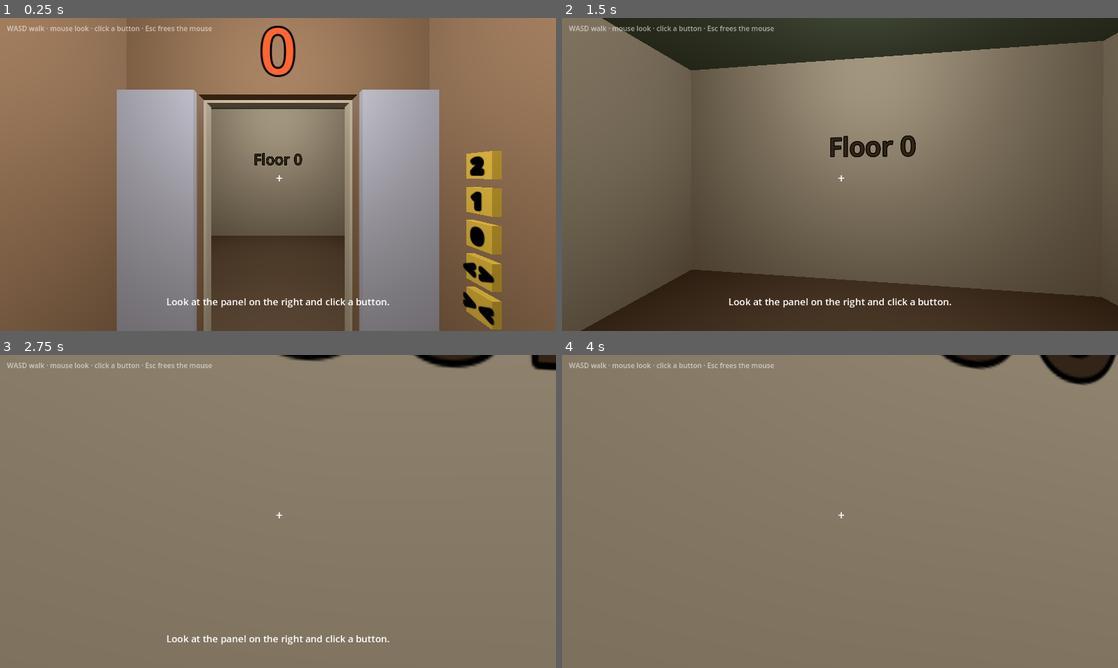
Above: before the commit, frames 1-4 (two rows, left to right).
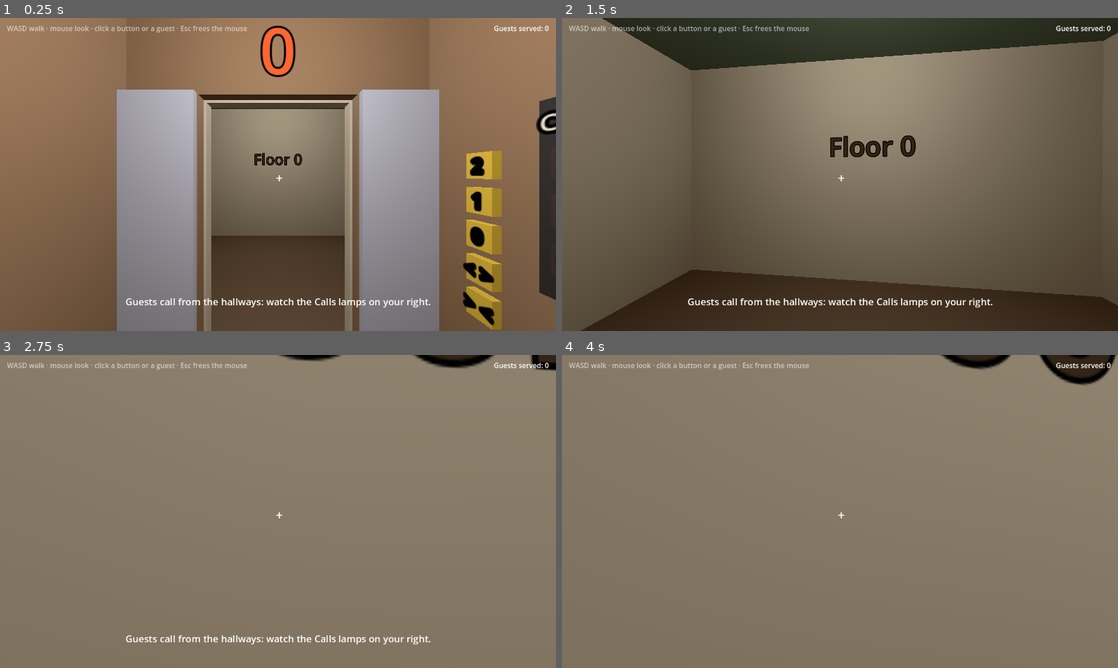
Above: after the commit, the same moments.

Repository: D-Klaassen/elevator-piccolo
Game: Godot game, scene res://scenes/cabin_greybox.tscn
The game is run twice, just before and just after one commit, with the same random seed, the same clock (stepped at 60 frames per second) and the same inputs.
Inputs (mouse positions are in pixels of both pictures, inside the frame that each line leads up to):
- Up to frame 1 (0.25 s): no input
- Up to frame 2 (1.5 s): tap A (move_left) at 0.5, 1.25 s; move the mouse to (867, 174) at 0.52 s; hold W (move_forward) from 0.53 s (still down); click (867, 174) at 0.67 s; move the mouse to (812, 174) at 1.27 s; click (812, 174) at 1.42 s
- Up to frame 3 (2.75 s): keep holding W (move_forward); tap A (move_left) at 2 s; move the mouse to (289, 505) at 2.02 s; click (289, 505) at 2.17 s
- Up to frame 4 (4 s): keep holding W (move_forward); tap A (move_left) at 2.75, 3.5 s; move the mouse to (834, 517) at 2.77 s; click (834, 517) at 2.92 s; move the mouse to (878, 514) at 3.52 s; click (878, 514) at 3.67 s

The runs differ from the first frame. In frame 1, 2.8% of the frame differs, in the area x 22-100%, y 2-93%; in frame 2, 1.0%; in frame 3, 0.9%; in frame 4, 0.2%.

Commit message:
Add the first guest loop to the cabin greybox
Capsule guests spawn on random floors, wait by the elevator and call it.
A Calls panel in the cab lights per waiting floor with a generated ding.
Guests board when the doors open on their floor, name their destination
when clicked, and walk out and disappear on that floor. Includes a
headless scripted test that serves three guests in a row.

Diff:
--- a/scripts/cabin_greybox.gd
+++ b/scripts/cabin_greybox.gd
@@ -1,6 +1,6 @@
 extends Node3D
 ## Greybox of the rustic cabin: a 3-floor shaft with a hallway on every floor,
-## the elevator cab, the player standing inside it and a minimal HUD.
+## the elevator cab, the player standing inside it, the guests and a minimal HUD.
 
 const FLOORS := 3
 const HALL_WIDTH := 6.0
@@ -10,6 +10,7 @@
 var _hint_label: Label
 var _crosshair: Label
 var _looking_label: Label
+var _served_label: Label
 var _hint_timer: SceneTreeTimer
 
 
@@ -20,18 +21,27 @@
 		_build_landing(f)
 
 	var elevator := Elevator.new()
+	elevator.name = "Elevator"
 	elevator.floor_count = FLOORS
 	add_child(elevator)
 
+	var guests := GuestManager.new()
+	guests.name = "Guests"
+	guests.elevator = elevator
+	add_child(guests)
+
 	var player := Player.new()
+	player.name = "Player"
 	player.position = Vector3(0, 0.05, -0.3)
 	player.rotation_degrees.y = 180.0 # face the doors (+Z)
 	add_child(player)
 
 	_build_hud()
 	elevator.hint.connect(_show_hint)
+	guests.said.connect(_show_hint)
+	guests.served_changed.connect(_on_served_changed)
 	player.looking_at_changed.connect(_on_looking_at_changed)
-	_show_hint("Look at the panel on the right and click a button.")
+	_show_hint("Guests call from the hallways: watch the Calls lamps on your right.")
 
 
 func _build_environment() -> void:
@@ -122,15 +132,27 @@
 	hud.add_child(_hint_label)
 
 	var help := Label.new()
-	help.text = "WASD walk · mouse look · click a button · Esc frees the mouse"
+	help.text = "WASD walk · mouse look · click a button or a guest · Esc frees the mouse"
 	help.position = Vector2(16, 12)
 	help.modulate = Color(1, 1, 1, 0.6)
 	hud.add_child(help)
+
+	_served_label = Label.new()
+	_served_label.set_anchors_and_offsets_preset(Control.PRESET_TOP_RIGHT)
+	_served_label.position += Vector2(-16, 12)
+	_served_label.horizontal_alignment = HORIZONTAL_ALIGNMENT_RIGHT
+	_served_label.grow_horizontal = Control.GROW_DIRECTION_BEGIN
+	hud.add_child(_served_label)
+	_on_served_changed(0)
 
 
 func _on_looking_at_changed(text: String) -> void:
 	_looking_label.text = text
 	_crosshair.modulate = Color(1, 0.8, 0.2) if text else Color.WHITE
+
+
+func _on_served_changed(count: int) -> void:
+	_served_label.text = "Guests served: %d" % count
 
 
 func _show_hint(text: String) -> void:
--- a/scripts/elevator.gd
+++ b/scripts/elevator.gd
@@ -1,6 +1,6 @@
 class_name Elevator
 extends Node3D
-## The elevator cab: walls, sliding doors, the button panel and the floor indicator.
+## The elevator cab: walls, sliding doors, the button panel, the call panel and the floor indicator.
 ## It never moves on its own: only the in-cab buttons move it or work the doors.
 
 signal hint(text: String)
@@ -18,6 +18,8 @@
 
 var current_floor := 0
 var doors_open := true
+var door_blockers := 0 ## guests in the doorway; the doors won't close while this is above 0
+var dings := 0 ## how many times the call bell rang
 var _moving := false
 var _doors_busy := false
 
@@ -25,13 +27,43 @@
 var _left_door: AnimatableBody3D
 var _right_door: AnimatableBody3D
 var _indicator: Label3D
+var _call_lamps: Array[MeshInstance3D] = []
+var _ding_player: AudioStreamPlayer
 
 
 func _ready() -> void:
 	_build_cab()
 	_build_doors()
 	_build_panel()
+	_build_call_panel()
+	_ding_player = AudioStreamPlayer.new()
+	_ding_player.stream = _make_ding()
+	add_child(_ding_player)
 	_set_doors(true, true)
+
+
+func get_cab() -> AnimatableBody3D:
+	return _cab
+
+
+## True when the doors are fully open and the cab is standing still.
+func is_open_at_rest() -> bool:
+	return doors_open and not _moving and not _doors_busy
+
+
+## Lights or dims the call lamp of floor [param f].
+func set_call(f: int, waiting: bool) -> void:
+	var mat: StandardMaterial3D = _call_lamps[f].mesh.material
+	mat.albedo_color = Color(1, 0.35, 0.2) if waiting else Color(0.2, 0.15, 0.12)
+	mat.emission_enabled = waiting
+	mat.emission = Color(1, 0.3, 0.1)
+
+
+func ding() -> void:
+	dings += 1
+	# The headless (Dummy) audio driver never finishes a sound, which leaks it at quit.
+	if AudioServer.get_driver_name() != "Dummy":
+		_ding_player.play()
 
 
 func _build_cab() -> void:
@@ -98,6 +130,41 @@
 		y -= 0.16
 
 
+func _build_call_panel() -> void:
+	# Next to the button panel: one lamp per floor, level with that floor's button.
+	var panel_x := -(CAB_HALF_WIDTH - WALL / 2 - 0.02)
+	var z := 0.3
+	var top := 1.0 + 0.16 * (floor_count + 1)
+	Greybox.box(_cab, Vector3(0.02, 0.16 * floor_count + 0.2, 0.2), Vector3(panel_x - 0.01, top - 0.16 * (floor_count - 1) / 2.0 + 0.04, z), Color(0.15, 0.13, 0.12), false)
+	var header := Greybox.label(_cab, "Calls", Vector3(panel_x + 0.01, top + 0.14, z), 90.0, 20)
+	header.modulate = Color(0.95, 0.9, 0.8)
+	_call_lamps.resize(floor_count)
+	for f in floor_count:
+		var y := top - 0.16 * (floor_count - 1 - f)
+		var lamp := Greybox.box(_cab, Vector3(0.03, 0.1, 0.1), Vector3(panel_x + 0.01, y, z), Color.BLACK, false) as MeshInstance3D
+		_call_lamps[f] = lamp
+		var caption := Greybox.label(_cab, str(f), Vector3(panel_x + 0.03, y, z), 90.0, 22)
+		caption.modulate = Color.BLACK
+		set_call(f, false)
+
+
+## A short bell tone, generated so the project needs no audio files.
+static func _make_ding() -> AudioStreamWAV:
+	var rate := 22050
+	var length := int(rate * 0.9)
+	var data := PackedByteArray()
+	data.resize(length * 2)
+	for i in length:
+		var t := float(i) / rate
+		var v := (sin(TAU * 1318.5 * t) + 0.35 * sin(TAU * 2637.0 * t)) * exp(-5.0 * t) * 0.45
+		data.encode_s16(i * 2, int(v * 32767))
+	var wav := AudioStreamWAV.new()
+	wav.format = AudioStreamWAV.FORMAT_16_BITS
+	wav.mix_rate = rate
+	wav.data = data
+	return wav
+
+
 func _on_button_pressed(button: ElevatorButton) -> void:
 	match button.action:
 		"open":
@@ -122,6 +189,8 @@
 func _request_doors(open: bool) -> void:
 	if _moving:
 		hint.emit("Not while moving!")
+	elif not open and door_blockers > 0:
+		hint.emit("Wait, someone is in the doorway.")
 	elif _doors_busy or open == doors_open:
 		return
 	else:
--- /dev/null
+++ b/scripts/guest.gd
@@ -0,0 +1,88 @@
+class_name Guest
+extends StaticBody3D
+## A capsule placeholder guest. Waits in the hallway, rides the cab and walks out on
+## their floor. Look at them and click to hear which floor they want.
+
+signal spoke(text: String)
+
+enum State { ARRIVING, WAITING, BOARDING, RIDING, LEAVING }
+
+const WALK_SPEED := 1.2 ## metres per second
+const RADIUS := 0.25
+const HEIGHT := 1.7
+## Physics layer value for guests: the player's look ray sees them, the player's body walks through them.
+const COLLISION_LAYER := 2
+
+const LINES: Array[String] = [
+	"Floor %d, please.",
+	"Hi there! Could you take me to floor %d?",
+	"Floor %d, thanks.",
+	"I'm going to floor %d.",
+	"Morning! Floor %d, if you don't mind.",
+]
+
+## Shown in the HUD while the player looks at the guest.
+var display_name := "Guest (click to talk)"
+var home_floor := 0
+var destination := 0
+var state := State.ARRIVING
+var wait_spot := -1 ## index of the hallway spot while arriving or waiting
+var cab_slot := -1 ## index of the spot in the cab while boarding or riding
+var line := ""
+
+var _tween: Tween
+
+
+func setup(p_home_floor: int, p_destination: int, color: Color, line_template: String) -> void:
+	home_floor = p_home_floor
+	destination = p_destination
+	line = line_template % destination
+	collision_layer = COLLISION_LAYER
+	collision_mask = 0
+
+	var body := MeshInstance3D.new()
+	var capsule := CapsuleMesh.new()
+	capsule.radius = RADIUS
+	capsule.height = HEIGHT
+	capsule.material = Greybox.material(color)
+	body.mesh = capsule
+	body.position.y = HEIGHT / 2
+	add_child(body)
+
+	# A nose so you can tell which way they face (-Z is forward).
+	Greybox.box(self, Vector3(0.1, 0.06, 0.12), Vector3(0, 1.45, -RADIUS), color.darkened(0.4), false)
+
+	var shape := CollisionShape3D.new()
+	var capsule_shape := CapsuleShape3D.new()
+	capsule_shape.radius = RADIUS
+	capsule_shape.height = HEIGHT
+	shape.shape = capsule_shape
+	shape.position.y = HEIGHT / 2
+	add_child(shape)
+
+
+func press() -> void:
+	spoke.emit(line)
+
+
+## Walks through [param points] (global positions) one after the other, then calls [param on_done].
+func walk(points: Array[Vector3], on_done := Callable(), delay := 0.0) -> void:
+	if _tween:
+		_tween.kill()
+	_tween = create_tween()
+	if delay > 0.0:
+		_tween.tween_interval(delay)
+	var from := global_position
+	for p in points:
+		_tween.tween_callback(face.bind(p))
+		_tween.tween_property(self, "global_position", p, from.distance_to(p) / WALK_SPEED)
+		from = p
+	if on_done.is_valid():
+		_tween.tween_callback(on_done)
+
+
+## Turns to look at [param target] (a global position), staying upright.
+func face(target: Vector3) -> void:
+	target.y = global_position.y
+	if global_position.distance_to(target) > 0.01:
+		look_at(target, Vector3.UP)
--- /dev/null
+++ b/scripts/guest_manager.gd
@@ -0,0 +1,175 @@
+class_name GuestManager
+extends Node3D
+## Spawns guests on random floors, lights the call panel, and walks guests in and out
+## of the cab whenever its doors stand open on their floor.
+
+signal said(text: String)
+signal served_changed(count: int)
+
+const MAX_WAITING := 4
+const FIRST_SPAWN := 1.5 ## seconds
+const SPAWN_INTERVAL := Vector2(7.0, 12.0) ## seconds, min and max
+## Where guests wait in each hallway, relative to the floor (x, 0, z): in view of the open doors.
+const WAIT_SPOTS: Array[Vector3] = [Vector3(-0.55, 0, 2.3), Vector3(0.55, 0, 2.3), Vector3(0, 0, 3.1)]
+## Where guests stand in the cab, in cab coordinates. One slot per guest, so this is the capacity.
+const CAB_SLOTS: Array[Vector3] = [Vector3(0.55, 0, -0.55), Vector3(-0.55, 0, -0.55), Vector3(0.55, 0, 0.3)]
+const LANDING_Z := 1.8 ## just in front of the landing opening
+const CAB_DOOR_Z := 0.5 ## just inside the cab doors
+const HALL_END_Z := 4.4 ## where guests come from and go to
+
+@export var auto_spawn := true
+
+var elevator: Elevator
+var served := 0
+var rng := RandomNumberGenerator.new()
+
+var _guests: Array[Guest] = []
+var _spawn_timer := FIRST_SPAWN
+
+
+func _process(delta: float) -> void:
+	if auto_spawn:
+		_spawn_timer -= delta
+		if _spawn_timer <= 0.0:
+			_spawn_timer = rng.randf_range(SPAWN_INTERVAL.x, SPAWN_INTERVAL.y)
+			spawn_random()
+
+	if elevator.is_open_at_rest():
+		_unload_and_load(elevator.current_floor)
+
+
+func guests() -> Array[Guest]:
+	return _guests.duplicate()
+
+
+## Spawns a guest on a random floor with a free spot, going to another random floor.
+func spawn_random() -> Guest:
+	if _guests.filter(func(g: Guest) -> bool: return _is_calling(g)).size() >= MAX_WAITING:
+		return null
+	var floors := range(elevator.floor_count).filter(func(f: int) -> bool: return _free_wait_spot(f) >= 0)
+	if floors.is_empty():
+		return null
+	var home: int = floors[rng.randi_range(0, floors.size() - 1)]
+	var destination := rng.randi_range(0, elevator.floor_count - 2)
+	if destination >= home:
+		destination += 1
+	return spawn_guest(home, destination)
+
+
+## Spawns a guest at the end of the [param home] hallway who walks to a free spot by the
+## elevator and calls it. Returns null when that hallway has no free spot.
+func spawn_guest(home: int, destination: int) -> Guest:
+	var spot := _free_wait_spot(home)
+	if spot < 0:
+		return null
+	var guest := Guest.new()
+	guest.setup(home, destination, Color.from_hsv(rng.randf(), 0.45, 0.85), Guest.LINES.pick_random())
+	guest.wait_spot = spot
+	add_child(guest)
+	var y := _floor_y(home)
+	guest.global_position = Vector3(_random_side(), y, HALL_END_Z)
+	guest.spoke.connect(func(text: String) -> void: said.emit('Guest: "%s"' % text))
+	_guests.append(guest)
+
+	var wait_at := WAIT_SPOTS[spot] + Vector3(0, y, 0)
+	guest.walk([wait_at], _on_waiting.bind(guest))
+	_update_calls()
+	elevator.ding()
+	return guest
+
+
+func _on_waiting(guest: Guest) -> void:
+	guest.state = Guest.State.WAITING
+	guest.face(Vector3(0, guest.global_position.y, 0))
+
+
+func _unload_and_load(f: int) -> void:
+	for guest in _guests.duplicate():
+		if guest.state == Guest.State.RIDING and guest.destination == f:
+			_unload(guest)
+
+	var delay := 0.0
+	for guest in _guests:
+		if guest.state != Guest.State.WAITING or guest.home_floor != f:
+			continue
+		var slot := _free_cab_slot()
+		if slot < 0:
+			break
+		_board(guest, slot, delay)
+		delay += 0.6
+
+
+func _board(guest: Guest, slot: int, delay: float) -> void:
+	guest.state = Guest.State.BOARDING
+	guest.wait_spot = -1
+	guest.cab_slot = slot
+	elevator.door_blockers += 1
+	_update_calls()
+
+	var cab := elevator.get_cab()
+	guest.reparent(cab)
+	var y := guest.global_position.y
+	var path: Array[Vector3] = [Vector3(0, y, LANDING_Z), Vector3(0, y, CAB_DOOR_Z), cab.to_global(CAB_SLOTS[slot])]
+	guest.walk(path, _on_boarded.bind(guest), delay)
+
+
+func _on_boarded(guest: Guest) -> void:
+	guest.state = Guest.State.RIDING
+	elevator.door_blockers -= 1
+	guest.face(guest.global_position + Vector3.BACK) # face the doors (+Z)
+
+
+func _unload(guest: Guest) -> void:
+	guest.state = Guest.State.LEAVING
+	guest.cab_slot = -1
+	elevator.door_blockers += 1
+	served += 1
+	served_changed.emit(served)
+	said.emit('Guest: "Thanks!"')
+
+	guest.reparent(self)
+	var y := guest.global_position.y
+	var path: Array[Vector3] = [Vector3(0, y, CAB_DOOR_Z), Vector3(0, y, LANDING_Z)]
+	guest.walk(path, _on_left_cab.bind(guest))
+
+
+func _on_left_cab(guest: Guest) -> void:
+	elevator.door_blockers -= 1
+	var y := guest.global_position.y
+	guest.walk([Vector3(_random_side(), y, HALL_END_Z)], _remove.bind(guest))
+
+
+func _remove(guest: Guest) -> void:
+	_guests.erase(guest)
+	guest.queue_free()
+
+
+func _update_calls() -> void:
+	for f in elevator.floor_count:
+		elevator.set_call(f, _guests.any(func(g: Guest) -> bool: return g.home_floor == f and _is_calling(g)))
+
+
+func _is_calling(guest: Guest) -> bool:
+	return guest.state == Guest.State.ARRIVING or guest.state == Guest.State.WAITING
+
+
+func _free_wait_spot(f: int) -> int:
+	for spot in WAIT_SPOTS.size():
+		if not _guests.any(func(g: Guest) -> bool: return g.home_floor == f and g.wait_spot == spot):
+			return spot
+	return -1
+
+
+func _free_cab_slot() -> int:
+	for slot in CAB_SLOTS.size():
+		if not _guests.any(func(g: Guest) -> bool: return g.cab_slot == slot):
+			return slot
+	return -1
+
+
+func _floor_y(f: int) -> float:
+	return f * Elevator.FLOOR_HEIGHT
+
+
+func _random_side() -> float:
+	return 2.3 if rng.randf() < 0.5 else -2.3
--- a/scripts/player.gd
+++ b/scripts/player.gd
@@ -1,6 +1,6 @@
 class_name Player
 extends CharacterBody3D
-## First-person player: WASD to walk, mouse to look, click to press what you look at.
+## First-person player: WASD to walk, mouse to look, click to press (or talk to) what you look at.
 
 signal looking_at_changed(text: String)
 
@@ -32,6 +32,7 @@
 
 	_ray = RayCast3D.new()
 	_ray.target_position = Vector3(0, 0, -REACH)
+	_ray.collision_mask = 1 | Guest.COLLISION_LAYER
 	_camera.add_child(_ray)
 
 	Input.mouse_mode = Input.MOUSE_MODE_CAPTURED
@@ -86,6 +87,6 @@
 		return
 	_looking_at = target
 	var text := ""
-	if target is ElevatorButton:
+	if target is ElevatorButton or target is Guest:
 		text = target.display_name
 	looking_at_changed.emit(text)
--- /dev/null
+++ b/tests/guest_loop_test.gd
@@ -0,0 +1,129 @@
+extends SceneTree
+## Headless scripted test of the guest loop: serves three guests in a row by pressing
+## the cab's buttons and talking to the guests, the way a player would.
+##
+## Run: godot --headless --path . --fixed-fps 60 --script tests/guest_loop_test.gd
+
+var _failures := 0
+var _last_said := ""
+var _last_hint := ""
+var _elevator: Elevator
+var _guests: GuestManager
+
+
+func _initialize() -> void:
+	# Fail instead of hanging if a script error stops the run.
+	create_timer(300.0).timeout.connect(func() -> void:
+		print("guest loop test: TIMED OUT")
+		quit(1))
+	_run.call_deferred()
+
+
+func _run() -> void:
+	var scene: Node3D = load("res://scenes/cabin_greybox.tscn").instantiate()
+	root.add_child(scene)
+	_elevator = scene.get_node("Elevator")
+	_guests = scene.get_node("Guests")
+	_guests.auto_spawn = false
+	_guests.said.connect(func(text: String) -> void: _last_said = text)
+	_elevator.hint.connect(func(text: String) -> void: _last_hint = text)
+	await physics_frame
+
+	# Guest A on floor 0 (the cab is here, doors open) going to floor 1.
+	var a := _guests.spawn_guest(0, 1)
+	_check(_elevator.dings == 1, "a new guest rings the call bell")
+	_check(_call_lit(0), "floor 0 call lamp lights up")
+	_check(await _wait_until(func() -> bool: return a.state == Guest.State.BOARDING), "guest A walks to the open cab")
+	_press("close")
+	_check(_last_hint.contains("doorway"), "the doors won't close on a boarding guest")
+	_check(await _wait_until(func() -> bool: return a.state == Guest.State.RIDING), "guest A rides")
+	_check(not _call_lit(0), "floor 0 call lamp goes out once A boards")
+	_check(a.get_parent() == _elevator.get_cab(), "guest A rides inside the cab")
+	a.press()
+	_check(_last_said.to_lower().contains("floor 1"), "guest A names floor 1 (said: %s)" % _last_said)
+
+	# Guests B on floor 1 going to floor 2, and C on floor 2 going to floor 0.
+	var b := _guests.spawn_guest(1, 2)
+	var c := _guests.spawn_guest(2, 0)
+	_check(_elevator.dings == 3, "each new guest rings the bell")
+	_check(_call_lit(1) and _call_lit(2), "floor 1 and 2 call lamps light up")
+	c.press()
+	_check(_last_said.to_lower().contains("floor 0"), "a waiting guest names their floor too (said: %s)" % _last_said)
+
+	# Floor 1: A gets out, B gets in.
+	await _ride_to(1)
+	_check(await _wait_until(_gone(a)), "guest A walks out and disappears on floor 1")
+	_check(_guests.served == 1, "one guest served")
+	_check(await _wait_until(func() -> bool: return b.state == Guest.State.RIDING), "guest B boards on floor 1")
+
+	# Floor 2: B gets out, C gets in.
+	await _ride_to(2)
+	_check(await _wait_until(_gone(b)), "guest B walks out on floor 2")
+	_check(await _wait_until(func() -> bool: return c.state == Guest.State.RIDING), "guest C boards on floor 2")
+	_check(not _call_lit(2), "floor 2 call lamp goes out")
+
+	# Floor 0: C gets out.
+	await _ride_to(0)
+	_check(await _wait_until(_gone(c)), "guest C walks out on floor 0")
+	_check(_guests.served == 3, "three guests served in a row")
+	_check(_guests.guests().is_empty(), "no guests left")
+
+	# Random spawning keeps the hallways stocked without breaking anything.
+	_guests.auto_spawn = true
+	await _wait_seconds(40.0)
+	_check(_guests.guests().size() >= 2, "random guests keep calling (%d waiting)" % _guests.guests().size())
+	for g in _guests.guests():
+		_check(g.destination != g.home_floor, "a random guest wants another floor")
+
+	print("guest loop test: %s" % ("PASS" if _failures == 0 else "%d FAILED" % _failures))
+	quit(1 if _failures else 0)
+
+
+func _ride_to(f: int) -> void:
+	_check(await _wait_until(func() -> bool: return _elevator.door_blockers == 0 and _elevator.is_open_at_rest()), "doorway clear before leaving")
+	_press("close")
+	await _wait_until(func() -> bool: return not _elevator.doors_open and not _elevator._doors_busy)
+	_press(str(f))
+	_check(await _wait_until(func() -> bool: return _elevator.current_floor == f and not _elevator._moving), "cab arrives at floor %d" % f)
+	_press("open")
+	await _wait_until(func() -> bool: return _elevator.is_open_at_rest())
+
+
+## A condition that turns true once [param guest] has been freed. It holds only the
+## instance id, because a lambda capturing a freed object errors when called.
+func _gone(guest: Guest) -> Callable:
+	var id := guest.get_instance_id()
+	return func() -> bool: return not is_instance_id_valid(id)
+
+
+func _press(action: String) -> void:
+	for child in _elevator.get_cab().get_children():
+		if child is ElevatorButton and child.action == action:
+			child.press()
+			return
+	_check(false, "button %s exists" % action)
+
+
+func _call_lit(f: int) -> bool:
+	var mat: StandardMaterial3D = _elevator._call_lamps[f].mesh.material
+	return mat.emission_enabled
+
+
+func _wait_until(condition: Callable, timeout := 20.0) -> bool:
+	var frames := int(timeout * Engine.physics_ticks_per_second)
+	for i in frames:
+		if condition.call():
+			return true
+		await physics_frame
+	return condition.call()
+
+
+func _wait_seconds(seconds: float) -> void:
+	for i in int(seconds * Engine.physics_ticks_per_second):
+		await physics_frame
+
+
+func _check(ok: bool, what: String) -> void:
+	print("%s %s" % ["ok  " if ok else "FAIL", what])
+	if not ok:
+		_failures += 1
Not shown, added: scripts/guest.gd.uid
Not shown, added: scripts/guest_manager.gd.uid
Not shown, added: tests/guest_loop_test.gd.uid
